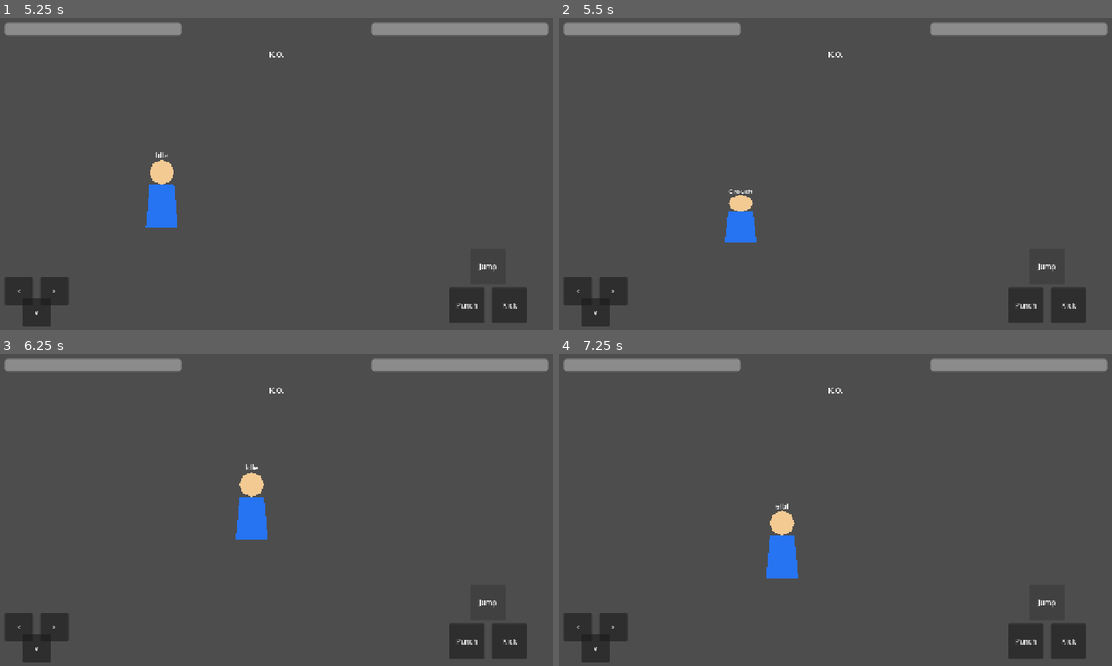
Above: before the commit, frames 1-4 (two rows, left to right).
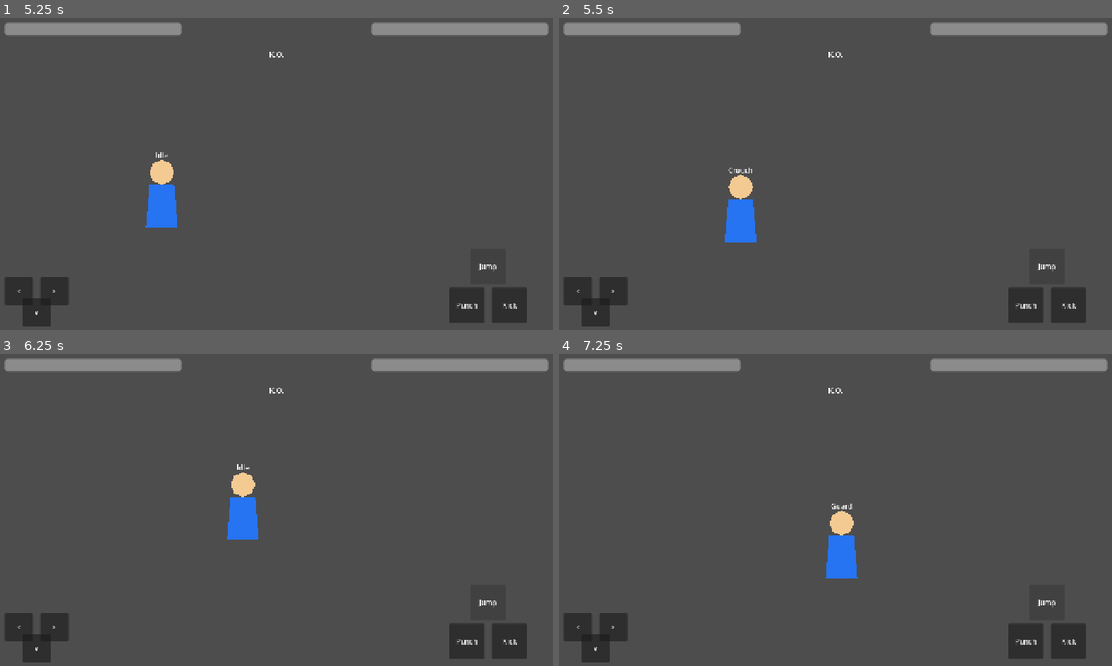
Above: after the commit, the same moments.

Repository: adamonine-stack/hashire-kaminari-dakkan-no-kobushi
Game: Godot game, scene res://scenes/Battle.tscn
Two runs of this game, one before a commit and one after it. Both use one fixed random seed, a clock stepped at 60 frames per second and the inputs below.
Inputs:
- Up to frame 1 (5.25 s): click "<" at 0.5 s; click ">" at 1.25 s; click "v" at 2 s; click "Punch" at 2.75 s; click "Kick" at 3.5 s; click "Jump" at 4.25 s; hold Right (move_right) from 5.03 s (still down); hold Down (crouch) from 5.03 s (still down); tap J (attack) at 5.1 s
- Up to frame 2 (5.5 s): keep holding Right (move_right); keep holding Down (crouch); tap Up (jump) at 5.27 s
- Up to frame 3 (6.25 s): keep holding Right (move_right); tap Up (jump) at 5.57, 6.02 s; release Down (crouch) at 5.78 s; tap Down (crouch) at 5.85 s; tap L (guard) at 6.05 s
- Up to frame 4 (7.25 s): tap Up (jump) at 6.32 s; release Right (move_right) at 6.53 s; hold Left (move_left) from 6.53 s (still down); hold L (guard) from 6.53 s (still down); tap K (kick) at 6.8 s

Frame 1 is identical in both runs. In frame 2, 0.5% of the frame differs, in the area x 29-36%, y 47-71%; in frame 3, 0.7%; in frame 4, 2.0%, in the area x 37-55%, y 47-72%.
Error after the commit: Invalid assignment of property or key 'visible' with value of type 'bool' on a base object of type 'null instance'. (res://scripts/player/player_movement.gd:14…

Commit message:
Dev011: add player guard state

Diff:
--- a/godot/scripts/player/player_movement.gd
+++ b/godot/scripts/player/player_movement.gd
@@ -17,9 +17,11 @@
 var attack_cooldown_timer := 0.0
 var kick_active_timer := 0.0
 var kick_cooldown_timer := 0.0
+var is_guarding := false
 
 @onready var visual_root := $VisualRoot
 @onready var state_label := $VisualRoot/IdlePlaceholder/IdleStateLabel
+@onready var guard_visual := $VisualRoot/IdlePlaceholder/GuardPlaceholder
 @onready var attack_area := $AttackArea
 @onready var attack_shape := $AttackArea/CollisionShape2D
 @onready var kick_area := $KickHitBox
@@ -32,7 +34,9 @@
 	var current_speed := crouch_speed if is_crouching else move_speed
 	var is_kicking := kick_active_timer > 0.0
 
-	if is_kicking:
+	_update_guard_state()
+
+	if is_kicking or is_guarding:
 		direction = 0.0
 		is_crouching = false
 
@@ -43,16 +47,16 @@
 	velocity.x = direction * current_speed
 
 	if is_on_floor():
-		if Input.is_action_just_pressed("jump") and not is_crouching and not is_kicking:
+		if Input.is_action_just_pressed("jump") and not is_crouching and not is_kicking and not is_guarding:
 			velocity.y = -jump_power
 		else:
 			velocity.y = 0.0
 	else:
 		velocity.y += gravity * delta
 
-	if not is_kicking and Input.is_action_just_pressed("attack") and attack_cooldown_timer <= 0.0:
+	if not is_kicking and not is_guarding and Input.is_action_just_pressed("attack") and attack_cooldown_timer <= 0.0:
 		_start_attack()
-	if Input.is_action_just_pressed("kick") and kick_cooldown_timer <= 0.0 and attack_active_timer <= 0.0:
+	if not is_guarding and Input.is_action_just_pressed("kick") and kick_cooldown_timer <= 0.0 and attack_active_timer <= 0.0:
 		_start_kick()
 
 	_update_attack(delta)
@@ -70,6 +74,21 @@
 	attack_area.position.x = facing_direction * attack_offset
 	attack_area.set_deferred("monitoring", true)
 	attack_shape.set_deferred("disabled", false)
+
+
+func _update_guard_state() -> void:
+	var can_start_guard := attack_active_timer <= 0.0 and kick_active_timer <= 0.0
+
+	if is_guarding:
+		if not Input.is_action_pressed("guard"):
+			is_guarding = false
+			print("Guard End")
+		return
+
+	if Input.is_action_just_pressed("guard") and can_start_guard:
+		is_guarding = true
+		velocity.x = 0.0
+		print("Guard Start")
 
 
 func _start_kick() -> void:
@@ -114,10 +133,13 @@
 		state_label.text = "Kick"
 	elif attack_active_timer > 0.0:
 		state_label.text = "Punch"
+	elif is_guarding:
+		state_label.text = "Guard"
 	elif is_crouching:
 		state_label.text = "Crouch"
 	else:
 		state_label.text = "Idle"
 
+	guard_visual.visible = is_guarding
 	var target_y_scale := 0.7 if is_crouching else 1.0
 	visual_root.scale.y = target_y_scale
